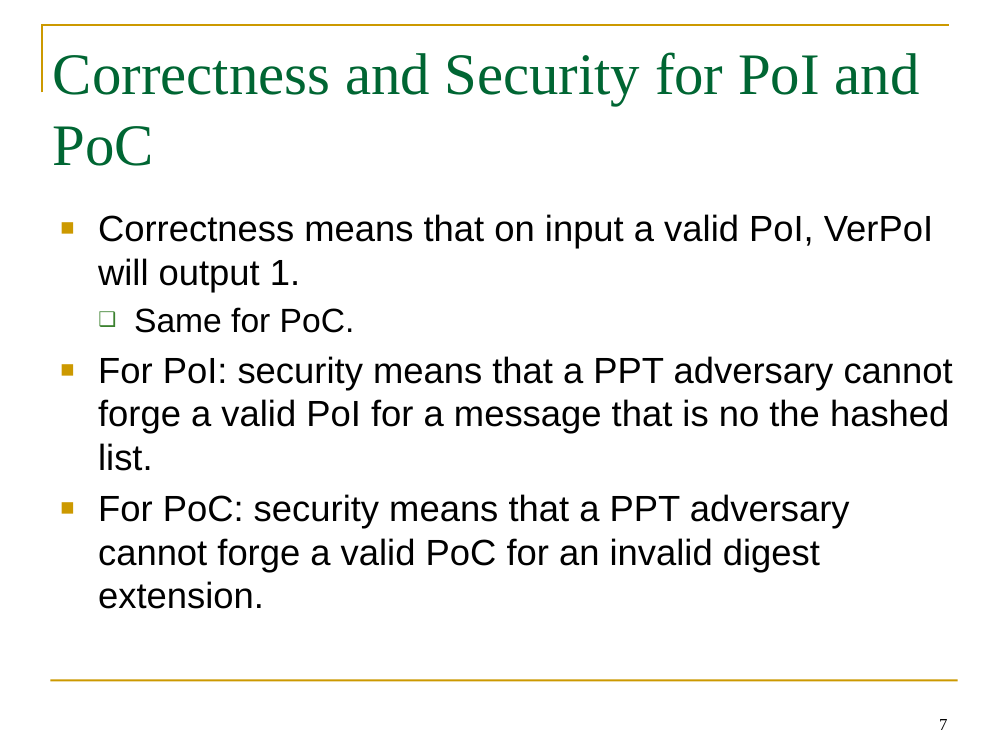
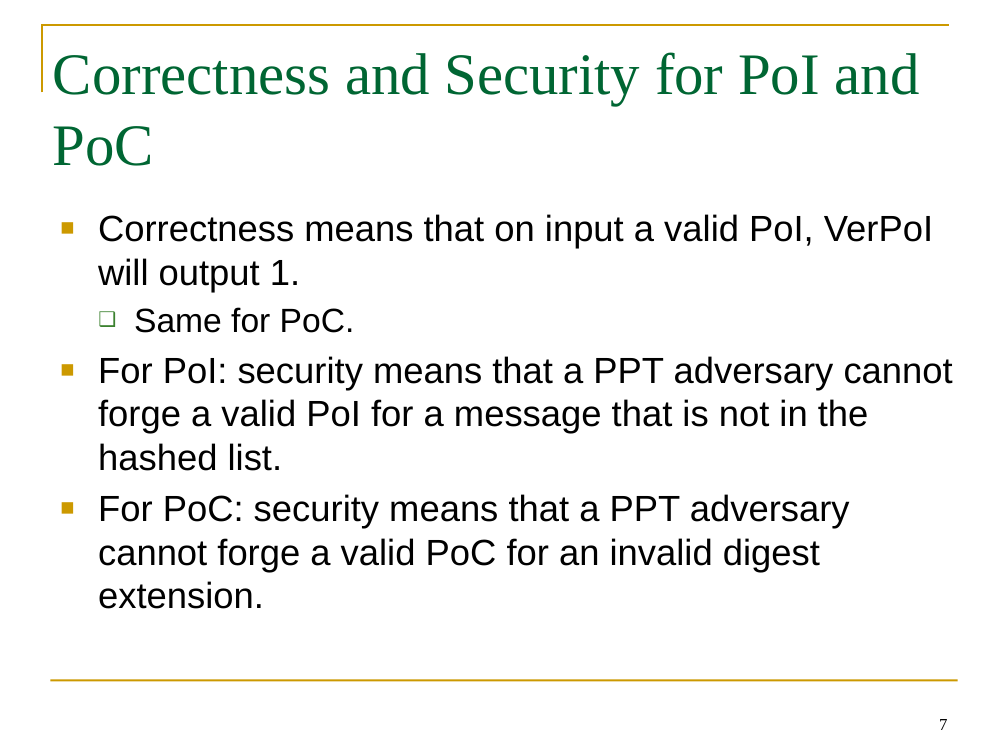
Before and after one commit to GhadaAlmashaqbeh/GhadaAlmashaqbeh.github.io, a slide deck: slide 7 of courses/cse3400-f2026/lecture7.pptx. Drawn at 1008x756 pixels with LibreOffice and Linux fonts; fonts in the diff are those of the drawing. Boxes give left, top, right and bottom in pixels: in the first picture for what was removed or moved away, otherwise in the second. Text is boxed around its words. In the diff, an @@ line names an element or a change of style, - is before the commit and + after.

```diff
--- a/courses/cse3400-f2026/lecture7.pptx
+++ b/courses/cse3400-f2026/lecture7.pptx
@@ text at <box>98,356,953,471</box>: text changed @@
-■ For PoI: security means that a PPT adversary cannot forge a valid PoI for a message that is no the hashed list.
+■ For PoI: security means that a PPT adversary cannot forge a valid PoI for a message that is not in the hashed list.
```
Also in this commit, not shown: 3 other slides changed, 2 slides added, 3 slides removed, 11 other files.
